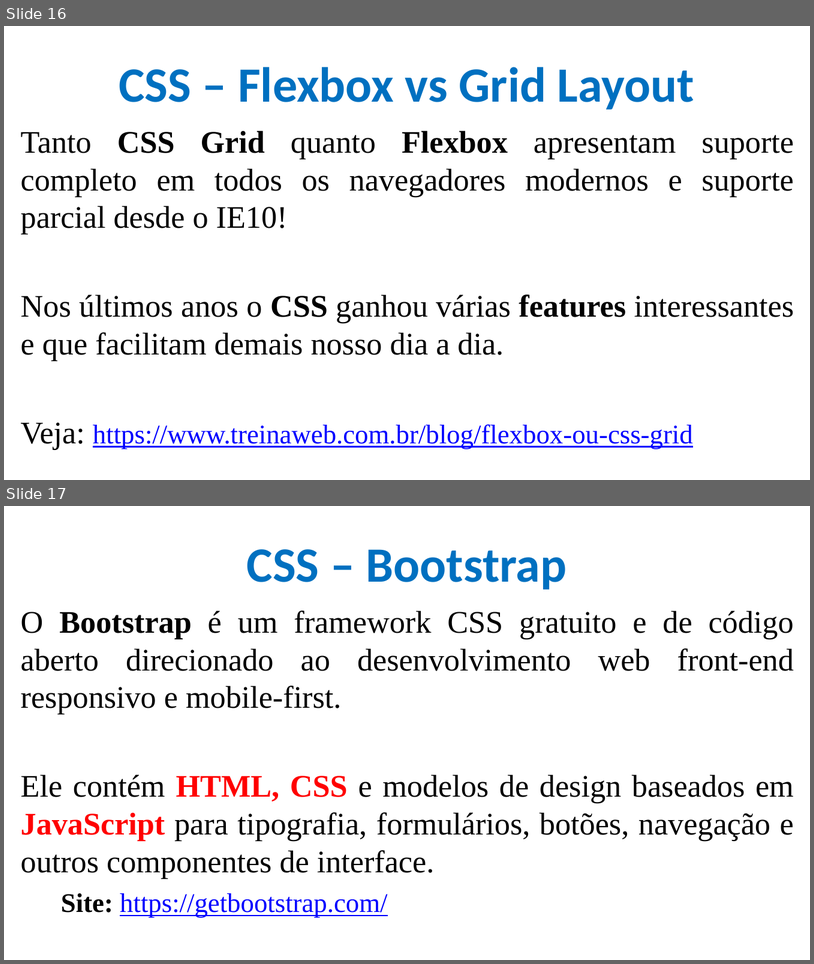
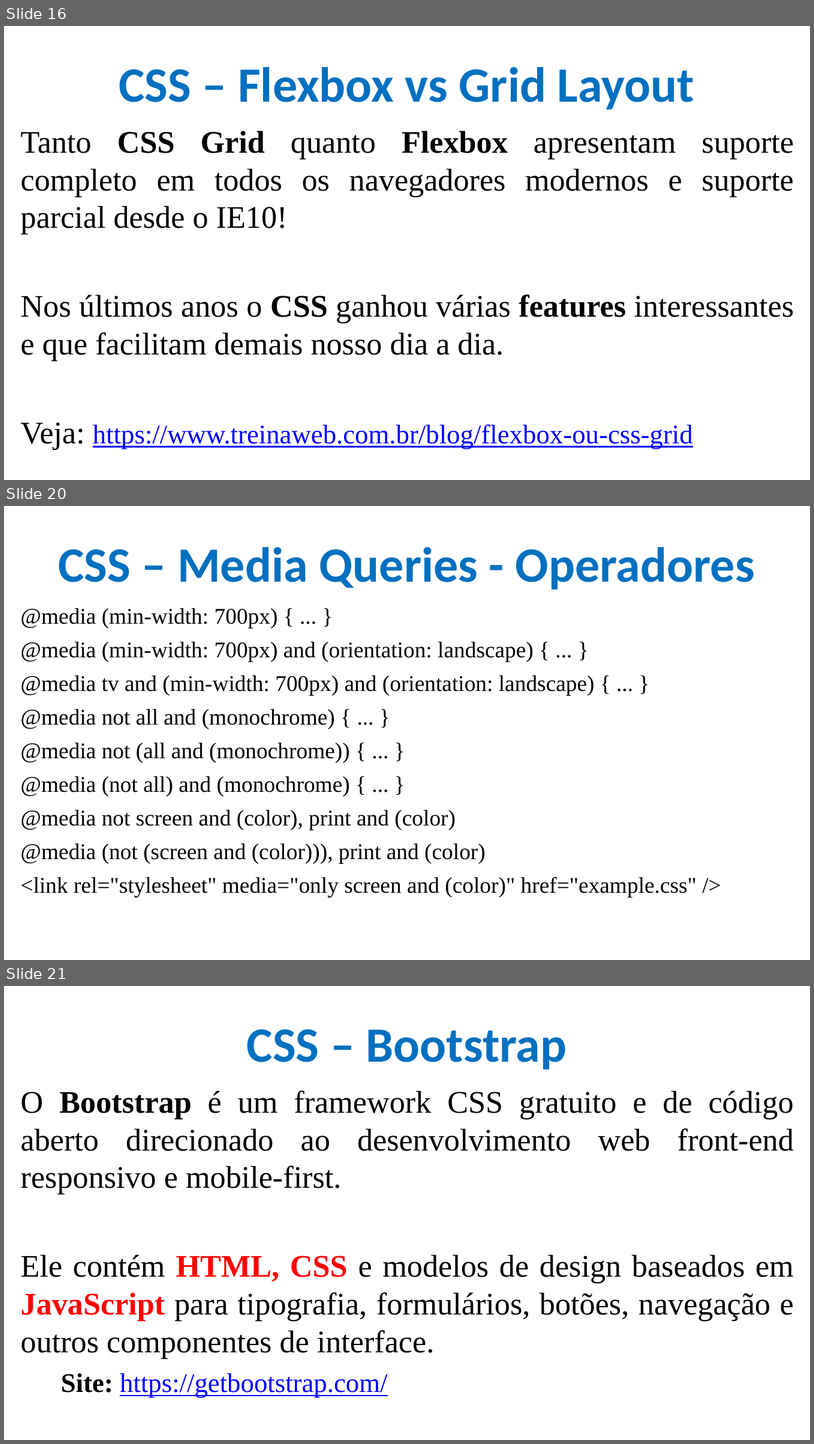
Before and after one commit to CloudEducationBrazil/-WydenDesenvolvimentoWebJAVA, a slide deck: 01 Classes/Aula 07 Desenvolvimento Web Java - CSS.pptx. Shown one above the other, each under a label of ours: slides 16 and 17 before the commit, slides 16, 20 and 21 after it; the slides between them are not shown. The pictures are 814x964 and 814x1444 pixels, drawn with LibreOffice and Linux fonts; fonts in the diff are those of the drawing; background and template pictures are left out. Boxes give left, top, right and bottom in pixels: in the first picture for what was removed or moved away, otherwise in the second. Text is boxed around its words. In the diff, an @@ line names an element or a change of style, - is before the commit and + after.

```diff
--- a/01 Classes/Aula 07 Desenvolvimento Web Java - CSS.pptx
+++ b/01 Classes/Aula 07 Desenvolvimento Web Java - CSS.pptx
@@ slide 20 added at (x1=4, y1=506, x2=810, y2=960), background picture (left out) @@
@@ title added at (x1=58, y1=547, x2=755, y2=589), 44 pt, text #0070C0, bold @@
+CSS – Media Queries - Operadores
@@ text added at (x1=21, y1=608, x2=697, y2=897), 20 pt, text #000000 @@
+@media (min-width: 700px) { ... }
+@media (min-width: 700px) and (orientation: landscape) { ... }
+@media tv and (min-width: 700px) and (orientation: landscape) { ... }
+@media not all and (monochrome) { ... }
+@media not (all and (monochrome)) { ... }
+@media (not all) and (monochrome) { ... }
+@media not screen and (color), print and (color)
+@media (not (screen and (color))), print and (color)
+<link rel="stylesheet" media="only screen and (color)" href="example.css" />
@@ what was slide 17 is now slide 21 @@
```
Also in this commit, not shown: 3 other slides added, 1 other file.
